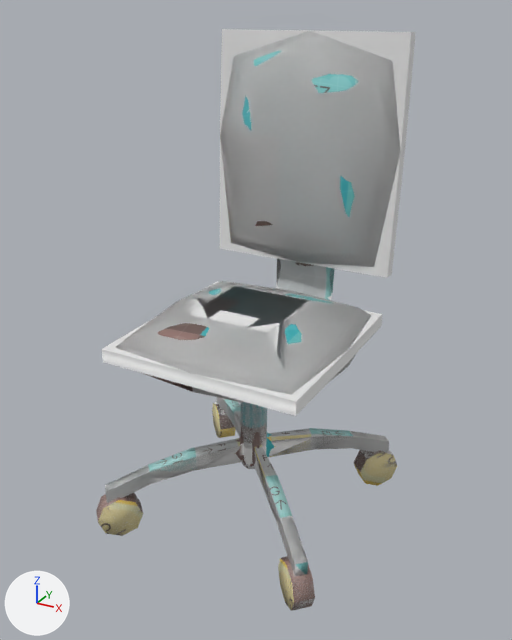
Two versions of the FBX model Assets/3D Object/Object/M_OfficeChair/M_OfficeChair.fbx, one commit apart.
One viewpoint serves both versions: a 50 mm camera at (13.4, -24.2, 18.3) aimed at (0.2, -0.1, 6.3). Lighting does not change. The marker at lower left points along +X, +Y and +Z. The first picture is the older version. Where no turn or scale is listed for an object, it has been applied to the vertices.
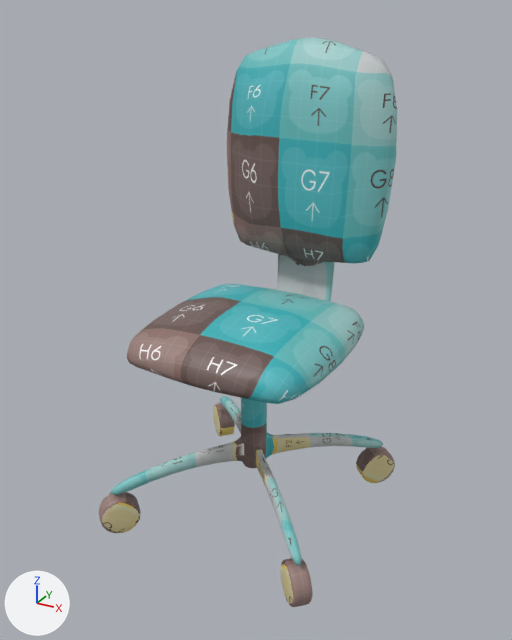
The newer file is also rescaled (x0.0388), turned or shifted as a whole; pictures and numbers use the older file's frame.

Location of each change, [x1, y1, x2, y2] in pixels of the pictures (512 x 640 px):
'Circle.001', deleted: before [115, 30, 401, 577]
'Circle', deleted: before [102, 29, 416, 576]
'Circle.003', deleted: before [96, 259, 397, 610]
'Circle.002', deleted: before [96, 402, 397, 611]
'Circle.004', unchanged, uncovered by the edit: before [158, 51, 358, 466]; after [99, 37, 397, 607]

Edits to the bpy script that builds the scene:
```text
Remove ob_circle_001:
    ob_circle_001 = bpy.data.objects.new('Circle.001', me_circle_002)
    ob_circle_001.location = (0.0, 0.0, 0.0)
Remove ob_circle_002:
    ob_circle_002 = bpy.data.objects.new('Circle.002', me_circle_006)
    ob_circle_002.location = (0.0, 0.0, 0.65)
Remove ob_circle_003:
    ob_circle_003 = bpy.data.objects.new('Circle.003', me_circle_007)
    ob_circle_003.location = (0.0, 0.0, 0.0)
Remove ob_circle:
    ob_circle = bpy.data.objects.new('Circle', me_circle_005)
    ob_circle.location = (0.0, 0.0, 0.0)
```
